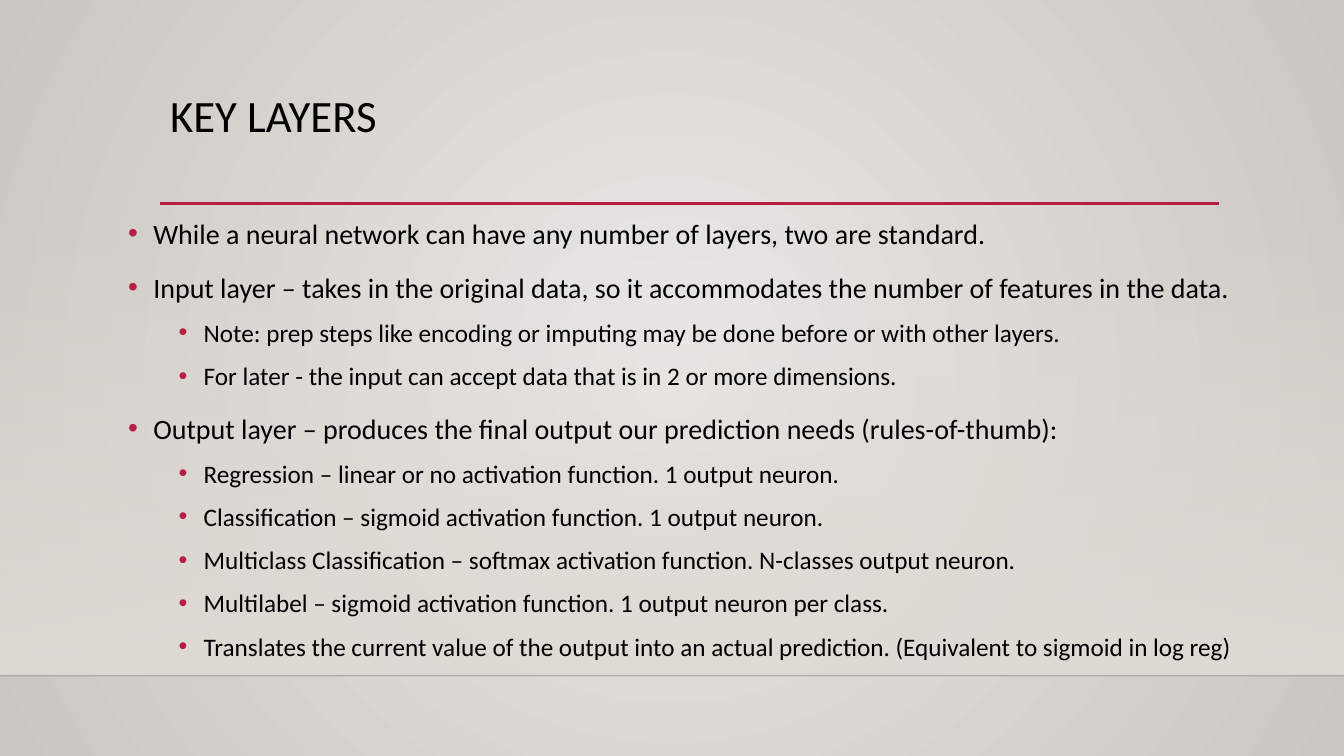
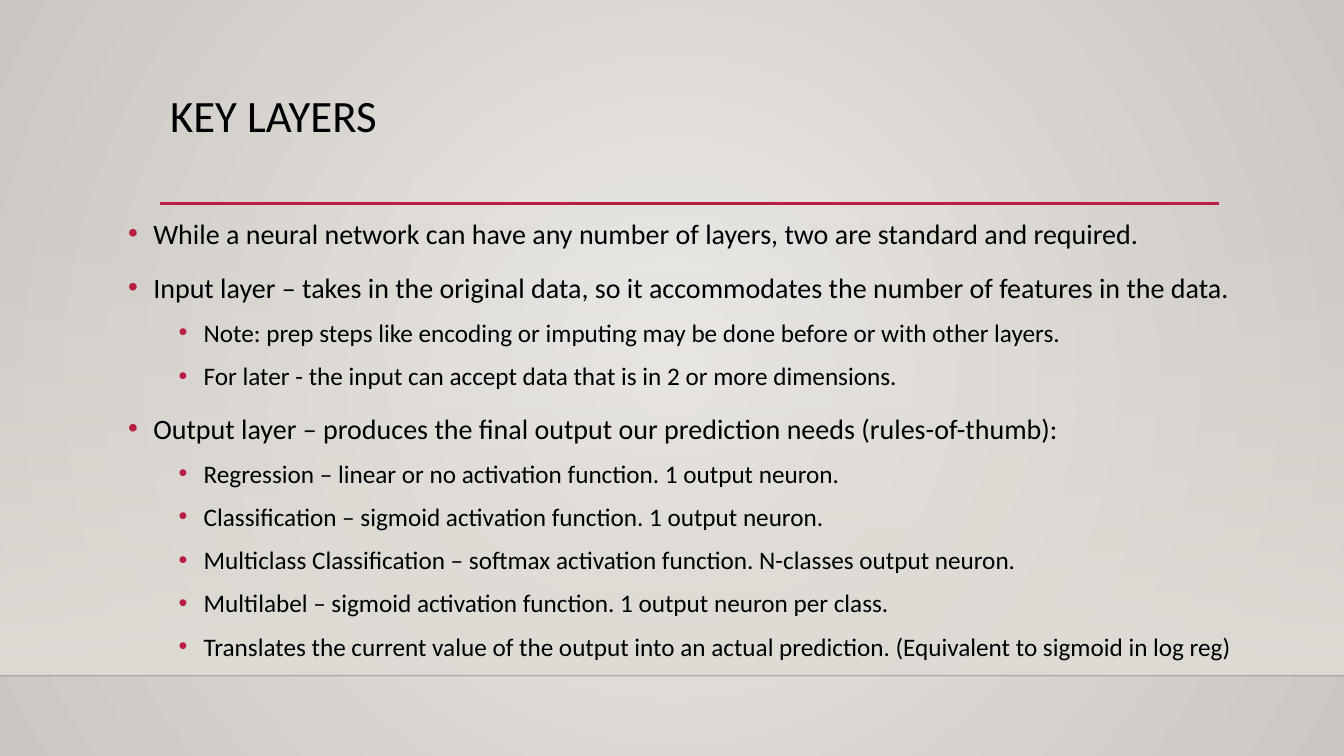
Before and after one commit to calvint13/Intro_to_Machine_Learning_Student_Workbooks, a slide deck: slide 24 of reference_content/Slides/simple_nn_basics.pptx. Drawn at 1344x756 pixels with LibreOffice and Linux fonts; fonts in the diff are those of the drawing; background and template pictures are left out. Boxes give left, top, right and bottom in pixels: in the first picture for what was removed or moved away, otherwise in the second. Text is boxed around its words. In the diff, an @@ line names an element or a change of style, - is before the commit and + after.

```diff
--- a/reference_content/Slides/simple_nn_basics.pptx
+++ b/reference_content/Slides/simple_nn_basics.pptx
@@ text at bbox=[153, 224, 1138, 249]: text changed @@
-• While a neural network can have any number of layers, two are standard.
+• While a neural network can have any number of layers, two are standard and required.
```
Also in this commit, not shown: 3 other slides changed, 2 other files.
